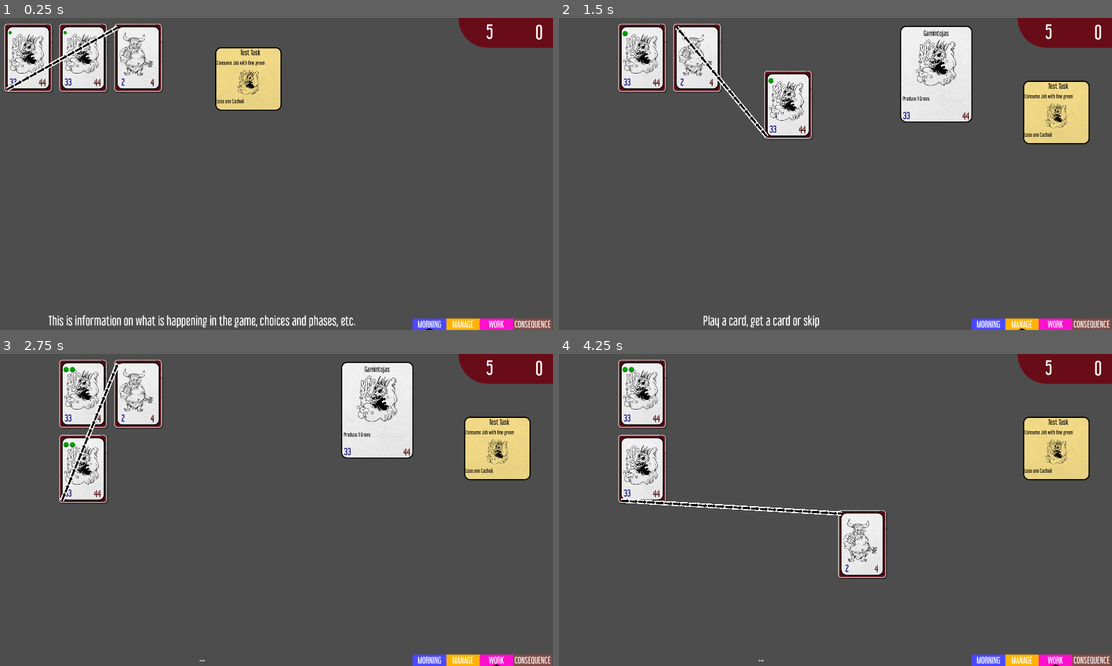
Above: before the commit, frames 1-4 (two rows, left to right).
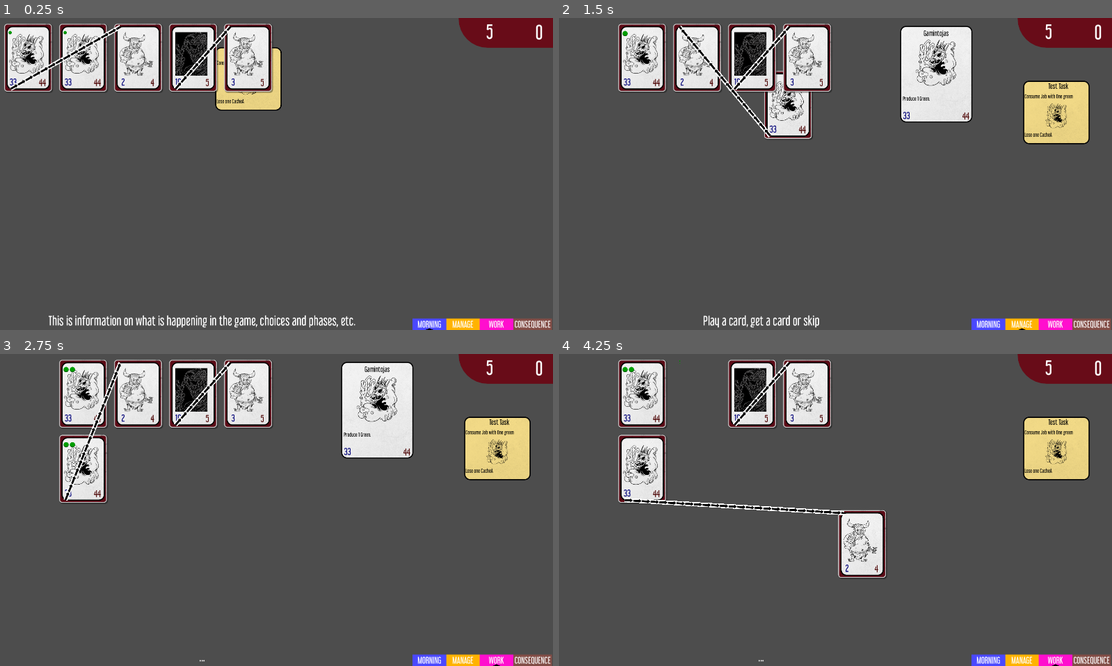
Above: after the commit, the same moments.

Repository: TicklesTheBrain/HellManager
Game: Godot game, scene res://scenes/main.tscn
Same seed, same stepped clock (60 frames per second), same inputs: the game is played once before the commit and once after it.
Inputs (mouse positions are in pixels of both pictures, inside the frame that each line leads up to):
- Up to frame 1 (0.25 s): no input
- Up to frame 2 (1.5 s): drag from (586, 58) to (890, 105) at 0.52 s; drag from (863, 133) to (641, 58) at 1.27 s
- Up to frame 3 (2.75 s): hold W (work) from 2.03 s (still down); click (82, 394) at 2.17 s
- Up to frame 4 (4.25 s): release W (work) at 2.75 s; drag from (641, 394) to (669, 463) at 2.77 s; drag from (697, 394) to (863, 510) at 3.52 s

The runs differ from the first frame. In frame 1, 4.0% of the frame differs, in the area x 1-50%, y 1-25%; in frame 2, 4.0%; in frame 3, 4.1%, in the area x 10-50%, y 1-48%; in frame 4, 4.1%.

Commit message:
added first complex action

Diff:
--- a/scenes/jobUISmall.tscn
+++ b/scenes/jobUISmall.tscn
@@ -78,28 +78,28 @@
 position = Vector2(48, 53)
 
 [node name="OutMarker" type="Marker2D" parent="Markers"]
-position = Vector2(-122, 52)
+position = Vector2(-110, 50)
 
 [node name="OutMarker2" type="Marker2D" parent="Markers"]
-position = Vector2(-77, 53)
+position = Vector2(-75, 50)
 
 [node name="OutMarker3" type="Marker2D" parent="Markers"]
-position = Vector2(-23, 52)
+position = Vector2(-30, 50)
 
 [node name="OutMarker4" type="Marker2D" parent="Markers"]
-position = Vector2(22, 50)
+position = Vector2(10, 50)
 
 [node name="InMarker" type="Marker2D" parent="Markers"]
-position = Vector2(-119, -163)
+position = Vector2(-110, -165)
 
 [node name="InMarker2" type="Marker2D" parent="Markers"]
-position = Vector2(-82, -161)
+position = Vector2(-75, -165)
 
 [node name="InMarker3" type="Marker2D" parent="Markers"]
-position = Vector2(-28, -167)
+position = Vector2(-30, -165)
 
 [node name="InMarker4" type="Marker2D" parent="Markers"]
-position = Vector2(19, -162)
+position = Vector2(10, -165)
 
 [node name="DragDetectArea" type="Area2D" parent="."]
 
--- a/scenes/main.tscn
+++ b/scenes/main.tscn
@@ -16,8 +16,11 @@
 [ext_resource type="Script" path="res://src/company/Employee.gd" id="10_wmw7d"]
 [ext_resource type="Script" path="res://src/company/TokenStorage.gd" id="11_if1yf"]
 [ext_resource type="Texture2D" uid="uid://bsv27suggfjmq" path="res://assets/testPic2.png" id="13_fgyyd"]
+[ext_resource type="Script" path="res://src/conditions/conditionPrestigeAmount.gd" id="13_l20mq"]
 [ext_resource type="Script" path="res://src/actions/action_consume.gd" id="13_mduv8"]
+[ext_resource type="Script" path="res://src/actions/action_produceOutflow.gd" id="14_aaf2y"]
 [ext_resource type="Script" path="res://src/cards/Deck.gd" id="14_r0k10"]
+[ext_resource type="Texture2D" uid="uid://c5qexnfi4fad2" path="res://assets/testPic3.png" id="15_lao0j"]
 [ext_resource type="Script" path="res://src/actions/action_makeJob.gd" id="16_16kad"]
 [ext_resource type="Script" path="res://src/cards/ActionCard.gd" id="16_hnq1w"]
 [ext_resource type="Texture2D" uid="uid://ngdu2hqkbis2" path="res://assets/fedora.svg" id="17_6m0wt"]
@@ -32,7 +35,7 @@
 [ext_resource type="Script" path="res://src/InputManager.gd" id="23_xx20n"]
 [ext_resource type="Script" path="res://src/conditions/conditionTokenOnJob.gd" id="25_bfr6v"]
 [ext_resource type="Script" path="res://src/actions/action_destroyJob.gd" id="26_r4wih"]
-[ext_resource type="Script" path="res://src/TaskCard.gd" id="27_skm2w"]
+[ext_resource type="Script" path="res://src/cards/TaskCard.gd" id="27_skm2w"]
 [ext_resource type="Script" path="res://src/ui_code/MarketPC.gd" id="28_lx5eo"]
 [ext_resource type="Script" path="res://src/actions/action_changeCache.gd" id="28_v6a6q"]
 [ext_resource type="PackedScene" uid="uid://dm73o0agf3yay" path="res://scenes/cardUI.tscn" id="29_2tfqd"]
@@ -110,6 +113,55 @@
 employeeName = "Valgytojas"
 employeePic = ExtResource("13_fgyyd")
 staticText = "Consume 2 Green, produce 1 Blue"
+
+[sub_resource type="Resource" id="Resource_h3s7x"]
+script = ExtResource("7_b1mae")
+type = 1
+
+[sub_resource type="Resource" id="Resource_7po4p"]
+script = ExtResource("8_2wa5w")
+producedTokens = Array[ExtResource("7_b1mae")]([SubResource("Resource_h3s7x")])
+
+[sub_resource type="Resource" id="Resource_sgr0r"]
+script = ExtResource("13_l20mq")
+lower = false
+acceptEqual = true
+compareToActingEmployee = true
+prestigeValueToCompare = 0
+
+[sub_resource type="Resource" id="Resource_srmyc"]
+script = ExtResource("14_aaf2y")
+actionToDelegate = SubResource("Resource_7po4p")
+allowDelegateOnVacant = false
+delegateCondition = SubResource("Resource_sgr0r")
+
+[sub_resource type="Resource" id="Resource_r08g0"]
+script = ExtResource("10_wmw7d")
+prestige = 10
+capacity = 5
+dependentActions = Array[ExtResource("5_nsq4b")]([SubResource("Resource_srmyc")])
+independentActions = Array[ExtResource("5_nsq4b")]([])
+employeeName = "Pasiuntėjas"
+employeePic = ExtResource("15_lao0j")
+staticText = "Produce 1 Red on lower prestige subordinates"
+
+[sub_resource type="Resource" id="Resource_362dq"]
+script = ExtResource("7_b1mae")
+type = 0
+
+[sub_resource type="Resource" id="Resource_ewigq"]
+script = ExtResource("8_2wa5w")
+producedTokens = Array[ExtResource("7_b1mae")]([SubResource("Resource_362dq")])
+
+[sub_resource type="Resource" id="Resource_qhelu"]
+script = ExtResource("10_wmw7d")
+prestige = 3
+capacity = 5
+dependentActions = Array[ExtResource("5_nsq4b")]([SubResource("Resource_ewigq")])
+independentActions = Array[ExtResource("5_nsq4b")]([])
+employeeName = "Shlub"
+employeePic = ExtResource("13_fgyyd")
+staticText = ""
 
 [sub_resource type="Resource" id="Resource_cal8w"]
 script = ExtResource("16_16kad")
@@ -321,6 +373,26 @@
 [node name="TokenStorage" type="Node" parent="JobLord/Job2"]
 script = ExtResource("11_if1yf")
 defaultLimit = 5
+
+[node name="Job4" type="Node" parent="JobLord" node_paths=PackedStringArray("outflow", "storage")]
+script = ExtResource("6_cnhkk")
+outflow = [NodePath("../Job5")]
+employee = SubResource("Resource_r08g0")
+storage = NodePath("TokenStorage")
+
+[node name="TokenStorage" type="Node" parent="JobLord/Job4"]
+script = ExtResource("11_if1yf")
+defaultLimit = 5
+
+[node name="Job5" type="Node" parent="JobLord" node_paths=PackedStringArray("inflow", "storage")]
+script = ExtResource("6_cnhkk")
+inflow = [NodePath("../Job4")]
+employee = SubResource("Resource_qhelu")
+storage = NodePath("TokenStorage")
+
+[node name="TokenStorage" type="Node" parent="JobLord/Job5"]
+script = ExtResource("11_if1yf")
+defaultLimit = 20
 
 [node name="ActionCards" type="Node" parent="."]
 
--- a/src/actions/Action.gd
+++ b/src/actions/Action.gd
@@ -1,5 +1,11 @@
 extends Resource
 class_name Action
+
+var jobAttachedTo: Job:
+	get():
+		if jobAttachedTo == null:
+			return Globals.getCtxt().actingJob
+		return jobAttachedTo
 
 #This function is supposed to do a dry run of the execution and return bool on whether it would succeed,
 #what exactly success means depends on the action. E.g., when consuming stuff success is probably getting
--- a/src/actions/action_produce.gd
+++ b/src/actions/action_produce.gd
@@ -4,13 +4,10 @@
 @export var producedTokens: Array[Token] = []
 
 func performSpecific() -> bool:
-	var ctxt = Globals.getCtxt()
-	var storage = ctxt.actingJob.storage
-	var newTokens = storage.addTokens(producedTokens.map(func(t): return t.replicateSelf()))
+	var newTokens = jobAttachedTo.storage.addTokens(producedTokens.map(func(t): return t.replicateSelf()))
 	for token in newTokens:
-		Events.tokenProduced.emit(token, ctxt.actingJob)
+		Events.tokenProduced.emit(token, jobAttachedTo)
 	return true
 
 func try() -> bool:
-	var storage = Globals.getCtxt().actingJob.storage
-	return not storage.checkFull()
+	return not jobAttachedTo.storage.checkFull()
--- /dev/null
+++ b/src/actions/action_produceOutflow.gd
@@ -0,0 +1,31 @@
+extends Action
+class_name ActionDelegateToOutflow
+
+@export var actionToDelegate: Action
+@export var allowDelegateOnVacant: bool = false
+@export var delegateCondition: Condition
+
+func performSpecific() -> bool:
+	print('delegate action perform specific')
+
+	var ctxt = Globals.getCtxt()
+	var outflowsToDelegate = []
+	for outflow in ctxt.actingJob.outflow:
+		if outflow.employee == null and allowDelegateOnVacant:
+			outflowsToDelegate.push_back(outflow)
+			continue
+		if outflow.employee == null and not allowDelegateOnVacant:
+			continue
+		if delegateCondition != null and delegateCondition.checkSubject(outflow.employee):
+			outflowsToDelegate.push_back(outflow)
+			continue
+		if delegateCondition == null:
+			outflowsToDelegate.push_back(outflow)
+
+	for outflow in outflowsToDelegate:
+		var newAction = actionToDelegate.duplicate()
+		newAction.jobAttachedTo = outflow
+		newAction.perform()
+
+	print('outflows to delegate ', outflowsToDelegate)
+	return outflowsToDelegate.size() > 0
--- a/src/company/Employee.gd
+++ b/src/company/Employee.gd
@@ -4,7 +4,7 @@
 @export var prestige: int
 @export var capacity: int
 @export var dependentActions: Array[Action] = []
-@export var independentActions: Array[Action] = []
+@export var independentActions: Array[Action] = [] #TODO: I forgot why I put it here
 @export var employeeName: String
 @export var employeePic: Texture2D
 @export var staticText: String
--- /dev/null
+++ b/src/conditions/conditionPrestigeAmount.gd
@@ -0,0 +1,30 @@
+extends Condition
+class_name ConditionPrestigeAmount
+
+@export var lower: bool = true
+@export var acceptEqual: bool = true
+@export var compareToActingEmployee: bool = false
+@export var prestigeValueToCompare: int
+
+func checkSubject(sbj):
+
+    print('checking prestige amount')
+    if not (sbj is Employee):
+        return false
+
+    var value
+    if compareToActingEmployee:
+        value = Globals.getCtxt().actingEmployee.prestige
+    else:
+        value = prestigeValueToCompare
+
+    print('value ', value)
+
+    if value == sbj.prestige and acceptEqual:
+        return true
+
+    if (value < sbj.prestige and lower) or (value > sbj.prestige and not lower):
+        print('returning true')
+        return true
+
+    return false
Binary file added: assets/testPic3.png
Not shown, added: assets/testPic3.png.import
Not shown: 1 places in scenes/main.tscn that only renumber resources
Renamed: src/TaskCard.gd -> src/cards/TaskCard.gd
